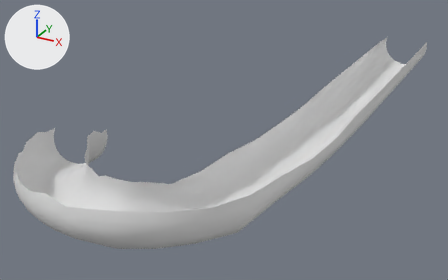
Renders of the Blender file Assets/Models/ramp.blend from each side of a commit.
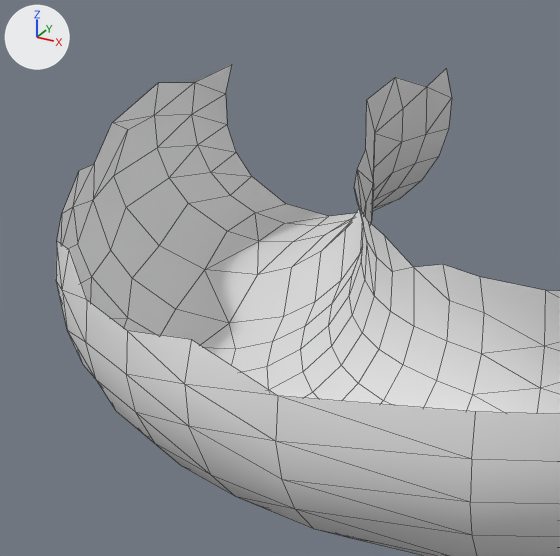
Each version appears first whole from a camera (50 mm lens) standing at (12.5, -20.3, 12.6) and looking at (-1.5, 5.2, -0.2), and next in a close-up on the part from 0% to 30% of the width and 40% to 88% of the height. Lighting does not change. The marker at upper left points along +X, +Y and +Z. The close-ups show mesh edges as thin lines.

Names of what the first close-up shows: 'BezierCurve'.
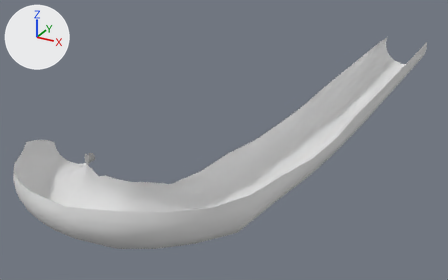
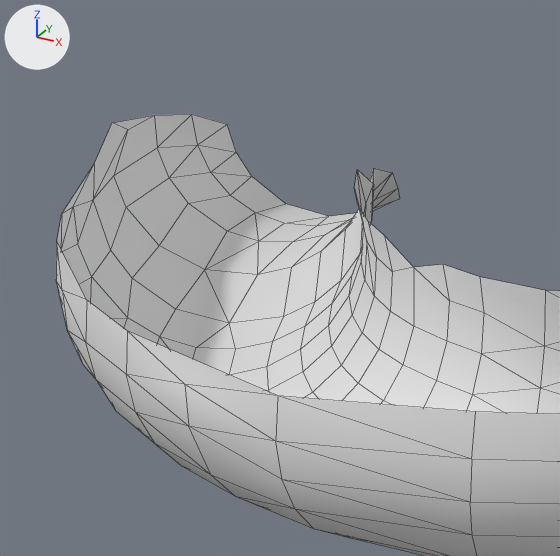
Location of each change, [x1, y1, x2, y2] in pixels of the close-ups (560 x 556 px):
'BezierCurve', reshaped: before [56, 64, 560, 556]; after [56, 114, 560, 556]
part 1 of me_beziercurve, cut back: before [57, 64, 452, 396]; after [57, 166, 400, 396]

The change, as a list of edits to the scene's bpy script:
```text
Change me_beziercurve:
    used by ob_beziercurve; location = (0.0, 0.0, 0.0); scale = (22.0, 22.0, 22.0)
    remove me_beziercurve.from_pydata(...)  # 351 vertices, 425 faces; spans x -0.372..0.24, y -0.363..0.905, z -0.031..0.14
    add me_beziercurve.from_pydata(...)  # 330 vertices, 401 faces; spans x -0.369..0.24, y -0.363..0.905, z -0.031..0.138
    me_beziercurve part 1
    21 vertices are removed from x -0.372..-0.038, y -0.352..0.068, z -0.013..0.14
    31 faces are deleted
    7 new faces join them
```
